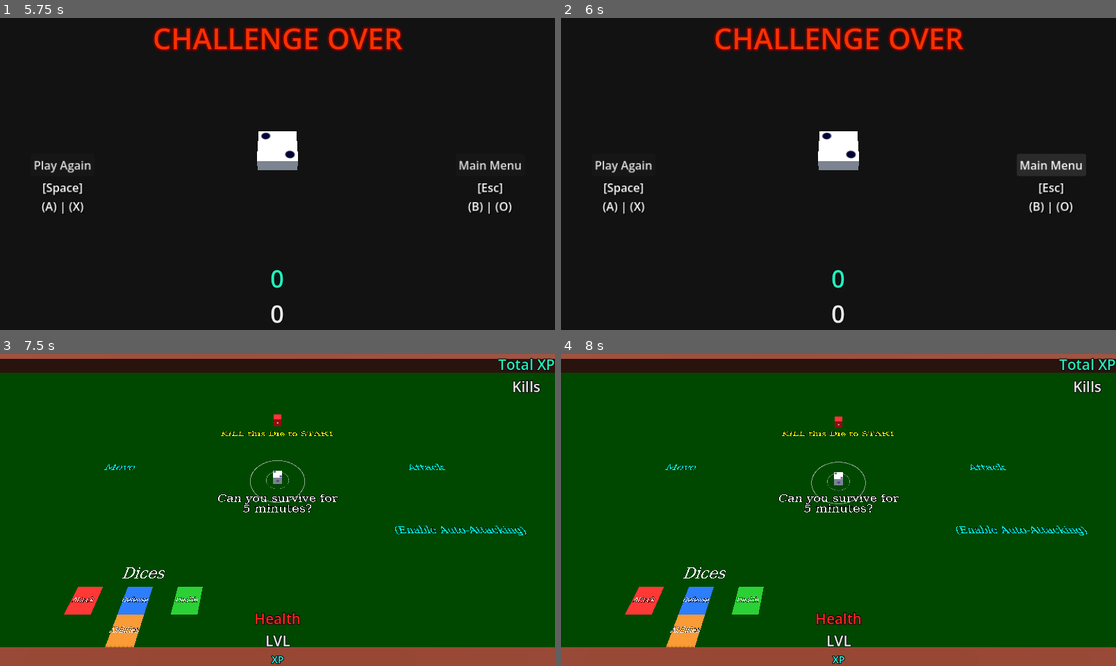
Above: before the commit, frames 1-4 (two rows, left to right).
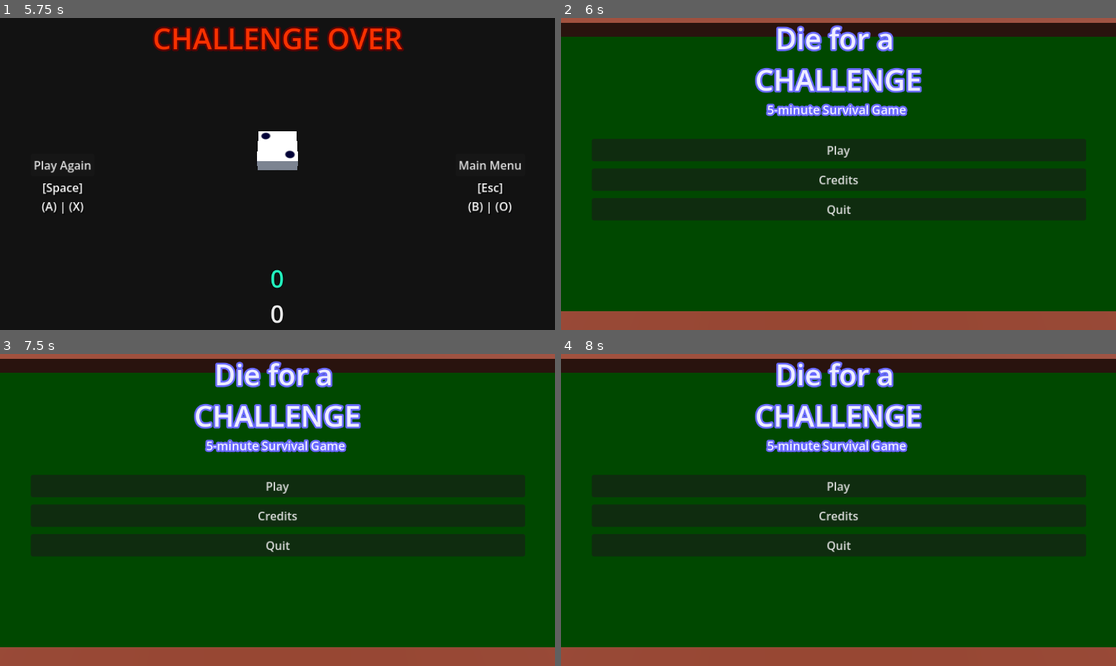
Above: after the commit, the same moments.

Repository: KamPit0605/gdc-project--dice-challenge
Game: Godot game, scene res://Scenes/gameover_scene.tscn
Two runs of this game, one before a commit and one after it. Both use one fixed random seed, a clock stepped at 60 frames per second and the inputs below. This scene is started directly instead of the project's main scene.
Inputs (mouse positions are in pixels of both pictures, inside the frame that each line leads up to):
- Up to frame 1 (5.75 s): tap Enter (ui_accept) at 0.5, 0.77, 1.25, 1.52, 2, 2.75, 3.02, 3.77, 4.52 s; move the mouse to (399, 158) at 0.52 s; hold D (Move_Right) 0.53-1.28 s; click (399, 158) at 0.6 s; move the mouse to (166, 189) at 1.27 s; hold S (Move_Backward) 1.28-2.03 s; click (166, 189) at 1.35 s; move the mouse to (333, 105) at 2.02 s; hold D (Move_Right) 2.03-2.78 s; tap Z (Auto_Attack) at 2.1, 5.1 s; click (333, 105) at 2.3 s; move the mouse to (249, 236) at 2.77 s; hold W (Move_Forward) 2.78-3.53 s; tap L (Level Up) at 2.85 s; click (249, 236) at 3.05 s; move the mouse to (444, 220) at 3.52 s; hold A (Move_Left) 3.53-5.03 s; click (444, 220) at 3.6 s; tap Escape (Pause) at 4.15 s; move the mouse to (111, 127) at 4.27 s; click (111, 127) at 4.35 s; move the mouse to (305, 174) at 5.02 s; hold S (Move_Backward) from 5.03 s (still down); click (305, 174) at 5.3 s
- Up to frame 2 (6 s): release S (Move_Backward) at 5.75 s; click "Main Menu" at 5.75 s
- Up to frame 3 (7.5 s): click (277, 516) at 6.5 s, where only the run after the commit has a clickable "Credits"; click (61, 500) at 7.25 s, where only the run before the commit has a clickable "Play Again"
- Up to frame 4 (8 s): no input

Frame 1 is identical in both runs. In frame 2, 96% of the frame differs, in the area x 0-100%, y 0-100%; in frame 3, 26%; in frame 4, 26%.

Commit message:
2026-4-18 | MainMenu Scene and Menu and Script (some changes)

Diff:
--- a/Scenes/game_scene.tscn
+++ b/Scenes/game_scene.tscn
@@ -1033,7 +1033,7 @@
 LeftPositionStageMarker = NodePath("../Position References/LeftPositionStagePosition")
 RightPositionStageMarker = NodePath("../Position References/RightPositionStagePosition")
 
-[node name="UIResults" parent="." unique_id=521938894 instance=ExtResource("14_ldntv")]
+[node name="UIPause" parent="." unique_id=521938894 instance=ExtResource("14_ldntv")]
 
 [node name="Tutorial" type="Node3D" parent="." unique_id=43473999]
 transform = Transform3D(1, 0, 0, 0, 1, 0, 0, 0, 1, 0, 0.15, 0)
--- a/Scenes/mainmenu_scene.tscn
+++ b/Scenes/mainmenu_scene.tscn
@@ -1,4 +1,18 @@
 [gd_scene format=3 uid="uid://cagwet5i0ua1v"]
+
+[ext_resource type="PackedScene" uid="uid://d3f2t05kkkj3k" path="res://UI/ui_mainmenu.tscn" id="1_c5pir"]
+
+[sub_resource type="ProceduralSkyMaterial" id="ProceduralSkyMaterial_c5pir"]
+sky_horizon_color = Color(0.66224277, 0.6717428, 0.6867428, 1)
+ground_horizon_color = Color(0.66224277, 0.6717428, 0.6867428, 1)
+
+[sub_resource type="Sky" id="Sky_qxhg5"]
+sky_material = SubResource("ProceduralSkyMaterial_c5pir")
+
+[sub_resource type="Environment" id="Environment_3ihj7"]
+background_mode = 2
+sky = SubResource("Sky_qxhg5")
+tonemap_mode = 2
 
 [sub_resource type="BoxShape3D" id="BoxShape3D_oqyrl"]
 size = Vector3(200.02, 0.25, 300.045)
@@ -43,7 +57,16 @@
 material = SubResource("StandardMaterial3D_ldntv")
 size = Vector3(100.065, 2.5, 30.005)
 
-[node name="GameScene" type="Node3D" unique_id=695069252]
+[node name="MainMenuScene" type="Node3D" unique_id=695069252]
+
+[node name="Lighting" type="Node3D" parent="." unique_id=2002824742]
+
+[node name="WorldEnvironment" type="WorldEnvironment" parent="Lighting" unique_id=1515708575]
+environment = SubResource("Environment_3ihj7")
+
+[node name="DirectionalLight3D" type="DirectionalLight3D" parent="Lighting" unique_id=858994056]
+transform = Transform3D(-0.8660254, -0.43301278, 0.25, 0, 0.49999997, 0.86602545, -0.50000006, 0.75, -0.43301266, 0, 0, 0)
+shadow_enabled = true
 
 [node name="Camera3D" type="Camera3D" parent="." unique_id=1496525851]
 transform = Transform3D(1, 0, 0, 0, 0.54007876, 0.8416145, 0, -0.8416145, 0.54007876, 0, 17.200483, 14.619564)
@@ -118,3 +141,5 @@
 
 [node name="MeshInstance3D" type="MeshInstance3D" parent="Environment/Edge4" unique_id=555082359]
 mesh = SubResource("BoxMesh_4y444")
+
+[node name="UIMainMenu" parent="." unique_id=20405237 instance=ExtResource("1_c5pir")]
--- /dev/null
+++ b/Scripts/UI/UiMainMenuScript.gd
@@ -0,0 +1,66 @@
+extends Control
+
+
+
+@export var PlayButton: Button
+@export var CreditsButton: Button
+@export var QuitButton: Button
+@export var game_scene = "res://Scenes/game_scene.tscn"
+#var mainMenu_scene
+#var ConnectButtons: bool = false
+
+
+# Called when the node enters the scene tree for the first time.
+func _ready():
+	pass
+	#TitleUI.visible = false
+	#Menu.visible = false
+	#get_tree().paused = false
+
+
+# Called every frame. 'delta' is the elapsed time since the previous frame.
+func _process(_delta):
+	pass
+
+func UiScoreResets():
+	GlobalDiceScript.AcquiredDice = 0
+	GlobalPlayerScript.PlayerLevel = 1
+	GlobalPlayerScript.PlayerXP = 0
+	GlobalPlayerScript.LevelUpXP = 0
+	GlobalPlayerScript.LevelUpQuota = GlobalPlayerScript.LevelUp1stQuota
+	GlobalPlayerScript.EnemyKills = 0
+	GlobalPlayerScript.autoAttacking_indicator = false
+	GlobalGameSystem.GameReset = 0
+	GlobalGameSystem.GamePlaying = false
+
+
+
+
+
+
+
+
+
+
+func _on_main_menu_select():
+	GlobalDiceScript.AcquiredDice = 0
+
+func _credits():
+	pass
+
+
+
+
+
+func _on_play_button_pressed():
+	GlobalGameSystem._restart()
+	UiScoreResets()
+	get_tree().change_scene_to_packed(GlobalSceneStorage.game_scene)
+
+
+func _on_credits_button_pressed():
+	_credits()
+
+
+func _on_quit_button_pressed():
+	get_tree().quit()
--- a/Scripts/UI/UiPauseScript.gd
+++ b/Scripts/UI/UiPauseScript.gd
@@ -8,7 +8,12 @@
 @export var ResumeButton: Button
 @export var PlayAgainButton: Button
 @export var MainMenuButton: Button
-var game_scene = preload("res://Scenes/game_scene.tscn")
+@export var game_scene = preload("res://Scenes/game_scene.tscn")
+@export var mainmenu_scene = preload("res://Scenes/mainmenu_scene.tscn")
+signal ResumeSelect
+signal RestartSelect
+signal MainmenuSelect
+
 #var mainMenu_scene
 #var ConnectButtons: bool = false
 
@@ -65,7 +70,9 @@
 
 
 func _on_main_menu_select():
-	GlobalDiceScript.AcquiredDice = 0
+	GlobalGameSystem._restart()
+	UiScoreResets()
+	get_tree().change_scene_to_packed(mainmenu_scene)
 
 func _resuming():
 	_Pausing()
@@ -79,3 +86,7 @@
 	GlobalGameSystem._restart()
 	UiScoreResets()
 	get_tree().reload_current_scene()
+
+
+func _on_main_menu_button_pressed():
+	_on_main_menu_select()
--- a/Scripts/UI/UiResultsScript.gd
+++ b/Scripts/UI/UiResultsScript.gd
@@ -16,6 +16,7 @@
 signal PlayAgainSelect
 signal MainMenuSelect
 var game_scene = preload("res://Scenes/game_scene.tscn")
+var mainmenu_scene = preload("res://Scenes/mainmenu_scene.tscn")
 #var mainMenu_scene
 #var ConnectButtons: bool = false
 
@@ -73,7 +74,7 @@
 func _playagain():
 	PlayAgainSelect.emit()
 func _mainmenu():
-	pass
+	MainMenuSelect.emit()
 
 func _on_play_again_select():
 	GlobalGameSystem._restart()
@@ -82,3 +83,4 @@
 
 func _on_main_menu_select():
 	GlobalDiceScript.AcquiredDice = 0
+	get_tree().change_scene_to_packed(mainmenu_scene)
--- /dev/null
+++ b/Scripts/global_scene_storage.gd
@@ -0,0 +1,15 @@
+extends Node
+
+var game_scene = preload("res://Scenes/game_scene.tscn")
+var results_scene = preload("res://Scenes/gameover_scene.tscn")
+var mainmenu_scene = preload("res://Scenes/mainmenu_scene.tscn")
+
+
+# Called when the node enters the scene tree for the first time.
+func _ready():
+	pass # Replace with function body.
+
+
+# Called every frame. 'delta' is the elapsed time since the previous frame.
+func _process(delta):
+	pass
--- a/UI/uiPause.tscn
+++ b/UI/uiPause.tscn
@@ -8,7 +8,7 @@
 outline_size = 15
 outline_color = Color(0.41568628, 0.41568628, 1, 1)
 
-[node name="UIResults" type="Control" unique_id=20405237 node_paths=PackedStringArray("Menu", "ResumeButton", "PlayAgainButton", "MainMenuButton")]
+[node name="UIPause" type="Control" unique_id=20405237 node_paths=PackedStringArray("Menu", "ResumeButton", "PlayAgainButton", "MainMenuButton")]
 process_mode = 3
 layout_mode = 3
 anchors_preset = 15
@@ -21,7 +21,6 @@
 ResumeButton = NodePath("Menu/Resume/ResumeButton")
 PlayAgainButton = NodePath("Menu/Restart/RestartButton")
 MainMenuButton = NodePath("Menu/MainMenu/MainMenuButton")
-metadata/_edit_lock_ = true
 
 [node name="Animations" type="Control" parent="." unique_id=40189467]
 anchors_preset = 0
@@ -89,3 +88,4 @@
 
 [connection signal="pressed" from="Menu/Resume/ResumeButton" to="." method="_on_resume_button_pressed"]
 [connection signal="pressed" from="Menu/Restart/RestartButton" to="." method="_on_restart_button_pressed"]
+[connection signal="pressed" from="Menu/MainMenu/MainMenuButton" to="." method="_on_main_menu_button_pressed"]
--- /dev/null
+++ b/UI/ui_mainmenu.tscn
@@ -0,0 +1,109 @@
+[gd_scene format=3 uid="uid://d3f2t05kkkj3k"]
+
+[ext_resource type="Script" uid="uid://b6dahniq5soxq" path="res://Scripts/UI/UiMainMenuScript.gd" id="1_ce80c"]
+
+[sub_resource type="LabelSettings" id="LabelSettings_3sbvi"]
+font_size = 60
+font_color = Color(0.95686275, 0.95686275, 1, 0.95686275)
+outline_size = 15
+outline_color = Color(0.41568628, 0.41568628, 1, 1)
+
+[sub_resource type="LabelSettings" id="LabelSettings_ce80c"]
+font_size = 25
+font_color = Color(0.95686275, 0.95686275, 1, 0.95686275)
+outline_size = 15
+outline_color = Color(0.41568628, 0.41568628, 1, 1)
+shadow_size = 15
+shadow_color = Color(0, 0, 0, 0.39215687)
+
+[node name="UIMainMenu" type="Control" unique_id=20405237 node_paths=PackedStringArray("PlayButton", "CreditsButton", "QuitButton")]
+process_mode = 3
+layout_mode = 3
+anchors_preset = 15
+anchor_right = 1.0
+anchor_bottom = 1.0
+grow_horizontal = 2
+grow_vertical = 2
+script = ExtResource("1_ce80c")
+PlayButton = NodePath("Menu/Play/PlayButton")
+CreditsButton = NodePath("Menu/Credits/CreditsButton")
+QuitButton = NodePath("Menu/Quit/QuitButton")
+metadata/_edit_lock_ = true
+
+[node name="Animations" type="Control" parent="." unique_id=40189467]
+anchors_preset = 0
+offset_right = 40.0
+offset_bottom = 40.0
+
+[node name="VBoxContainer" type="VBoxContainer" parent="." unique_id=270339400]
+layout_mode = 1
+anchors_preset = 5
+anchor_left = 0.5
+anchor_right = 0.5
+offset_left = -64.5
+offset_right = 64.5
+offset_bottom = 88.0
+grow_horizontal = 2
+
+[node name="Title" type="VBoxContainer" parent="VBoxContainer" unique_id=358116091]
+layout_mode = 2
+size_flags_horizontal = 4
+size_flags_vertical = 4
+
+[node name="TitleUI" type="Label" parent="VBoxContainer/Title" unique_id=1114336313]
+layout_mode = 2
+size_flags_horizontal = 4
+text = "Die for a
+CHALLENGE"
+label_settings = SubResource("LabelSettings_3sbvi")
+horizontal_alignment = 1
+
+[node name="SubTitleUI" type="Label" parent="VBoxContainer/Title" unique_id=965292622]
+layout_mode = 2
+size_flags_horizontal = 4
+text = "5-minute Survival Game "
+label_settings = SubResource("LabelSettings_ce80c")
+horizontal_alignment = 1
+
+[node name="Menu" type="VBoxContainer" parent="." unique_id=1399438827]
+layout_mode = 1
+anchors_preset = 8
+anchor_left = 0.5
+anchor_top = 0.5
+anchor_right = 0.5
+anchor_bottom = 0.5
+offset_left = -512.0
+offset_top = -148.0
+offset_right = 172.0
+offset_bottom = 65.33331
+grow_horizontal = 2
+grow_vertical = 2
+scale = Vector2(1.5, 1.5)
+theme_override_constants/separation = 10
+alignment = 1
+
+[node name="Play" type="VBoxContainer" parent="Menu" unique_id=858022740]
+layout_mode = 2
+
+[node name="PlayButton" type="Button" parent="Menu/Play" unique_id=1357956895]
+layout_mode = 2
+text = "Play"
+
+[node name="Credits" type="VBoxContainer" parent="Menu" unique_id=1974413170]
+layout_mode = 2
+
+[node name="CreditsButton" type="Button" parent="Menu/Credits" unique_id=1177764586]
+layout_mode = 2
+text = "Credits"
+
+[node name="Quit" type="VBoxContainer" parent="Menu" unique_id=1249056666]
+layout_mode = 2
+
+[node name="QuitButton" type="Button" parent="Menu/Quit" unique_id=484833263]
+layout_mode = 2
+text = "Quit
+"
+
+[connection signal="pressed" from="Menu/Play/PlayButton" to="." method="_on_play_button_pressed"]
+[connection signal="pressed" from="Menu/Credits/CreditsButton" to="." method="_on_credits_button_pressed"]
+[connection signal="pressed" from="Menu/Quit/QuitButton" to="." method="_on_quit_button_pressed"]
--- a/project.godot
+++ b/project.godot
@@ -11,7 +11,7 @@
 [application]
 
 config/name="GDC Project: Dice Challenge"
-run/main_scene="uid://ctckvq6qkfjvr"
+run/main_scene="uid://cagwet5i0ua1v"
 config/features=PackedStringArray("4.6", "GL Compatibility")
 config/icon="res://icon.svg"
 
@@ -21,6 +21,7 @@
 GlobalDiceScript="*uid://bs8exio7gkbd2"
 GlobalGameSystem="*uid://dkx18dduq5qu7"
 GlobalUi="*uid://boy5hopivoqgh"
+GlobalSceneStorage="*uid://c1ohk4p6oyn6x"
 
 [global_group]
 
Not shown: 1 places in Scenes/game_scene.tscn that only renumber resources
Not shown, added: Scripts/UI/UiMainMenuScript.gd.uid
Not shown, added: Scripts/global_scene_storage.gd.uid
